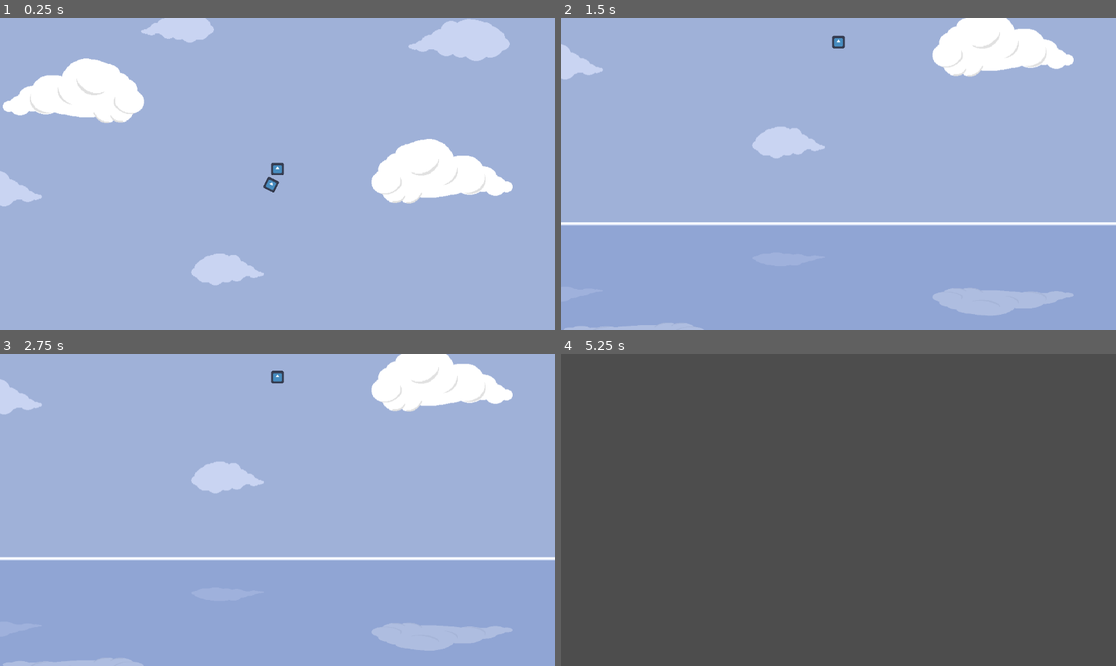
Above: before the commit, frames 1-4 (two rows, left to right).
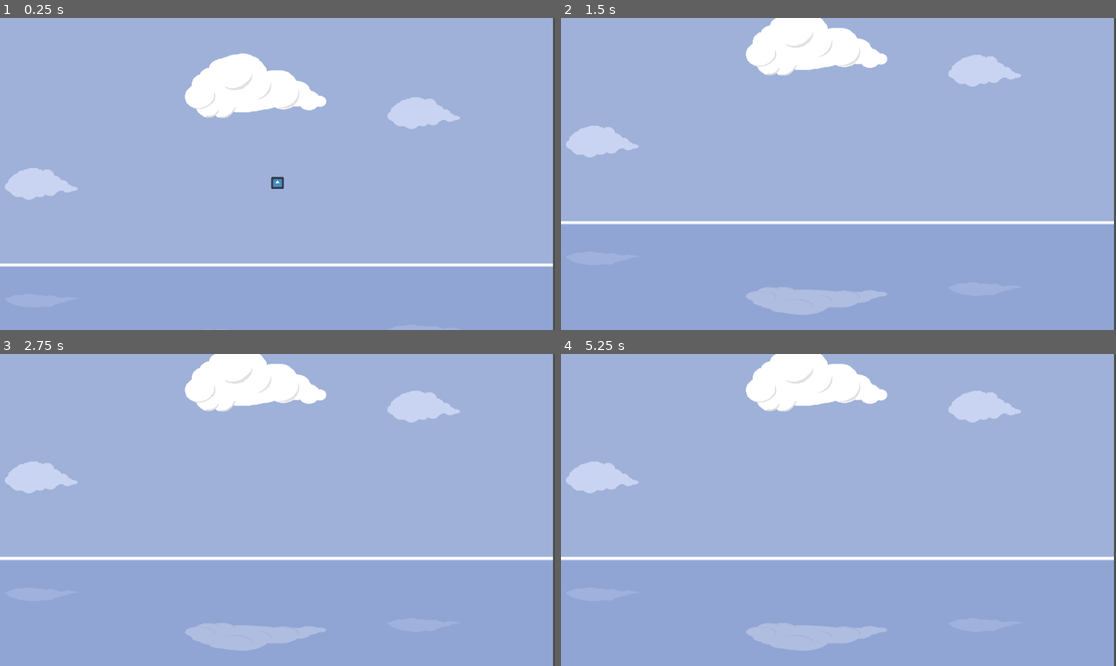
Above: after the commit, the same moments.

Repository: NicolasLaure/AceStrider
Game: Godot game, scene res://Scenes/nico_test_scene.tscn
The game is run twice, just before and just after one commit, with the same random seed, the same clock (stepped at 60 frames per second) and the same inputs. This scene is started directly instead of the project's main scene. The engine's default icon, where the game draws it, is replaced by a stand-in: a white triangle on a blue panel in a dark square.
Inputs:
- Up to frame 1 (0.25 s): no input
- Up to frame 2 (1.5 s): hold D 0.53-1.28 s; hold A from 1.28 s (still down)
- Up to frame 3 (2.75 s): release A at 2.03 s; hold D from 2.03 s (still down)
- Up to frame 4 (5.25 s): tap Enter at 2.75 s; release D at 2.78 s; hold W 2.78-3.53 s; hold A from 3.53 s (still down)

The runs differ from the first frame. In frame 1, 16% of the frame differs, in the area x 0-100%, y 0-100%; in frame 2, 13%; in frame 3, 12%; in frame 4, 100%.

Commit message:
Updated nico_test_scene

Diff:
--- a/Scenes/nico_test_scene.tscn
+++ b/Scenes/nico_test_scene.tscn
@@ -72,6 +72,7 @@
 texture = ExtResource("5_xuvjp")
 
 [node name="Player" type="RigidBody2D" parent="."]
+position = Vector2(387, 178)
 script = SubResource("GDScript_o8bfl")
 speed = 50.0
 rotation_speed = 20.0
@@ -94,24 +95,3 @@
 z_as_relative = false
 scale = Vector2(0.2, 0.2)
 texture = ExtResource("6_nfhc5")
-
-[node name="CharacterBody2D" type="CharacterBody2D" parent="."]
-
-[node name="Camera2D" type="Camera2D" parent="CharacterBody2D"]
-limit_top = -680
-limit_bottom = 600
-limit_smoothed = true
-position_smoothing_enabled = true
-drag_horizontal_enabled = true
-editor_draw_limits = true
-editor_draw_drag_margin = true
-
-[node name="CollisionShape2D" type="CollisionShape2D" parent="CharacterBody2D"]
-scale = Vector2(0.8, 1.2)
-shape = SubResource("CapsuleShape2D_gl8v1")
-
-[node name="Sprite2D" type="Sprite2D" parent="CharacterBody2D"]
-z_index = -1
-z_as_relative = false
-scale = Vector2(0.2, 0.2)
-texture = ExtResource("6_nfhc5")
